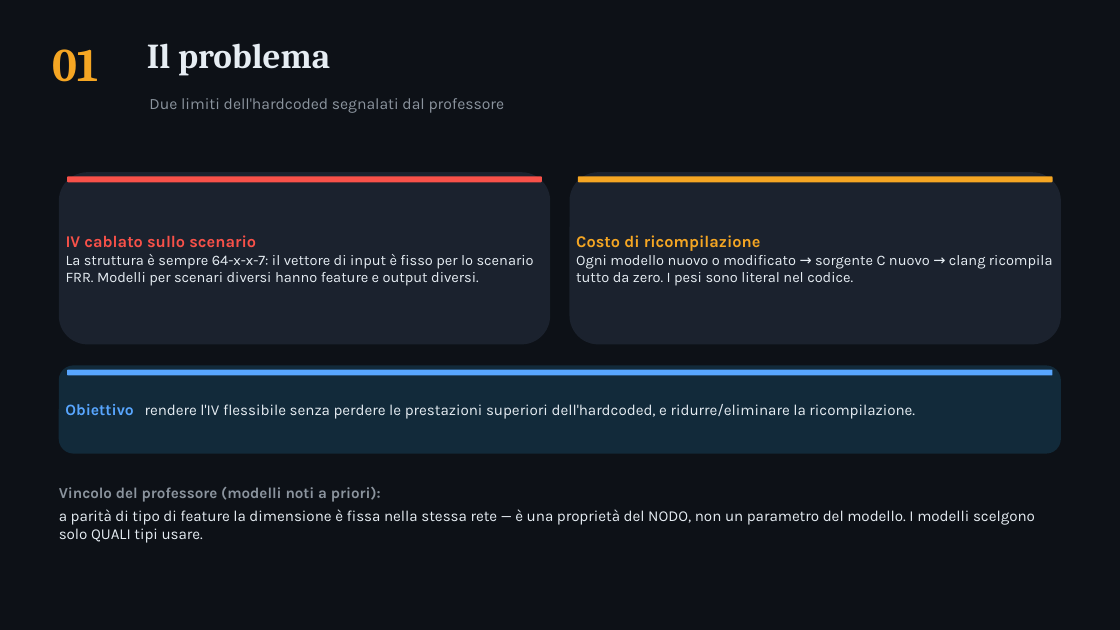
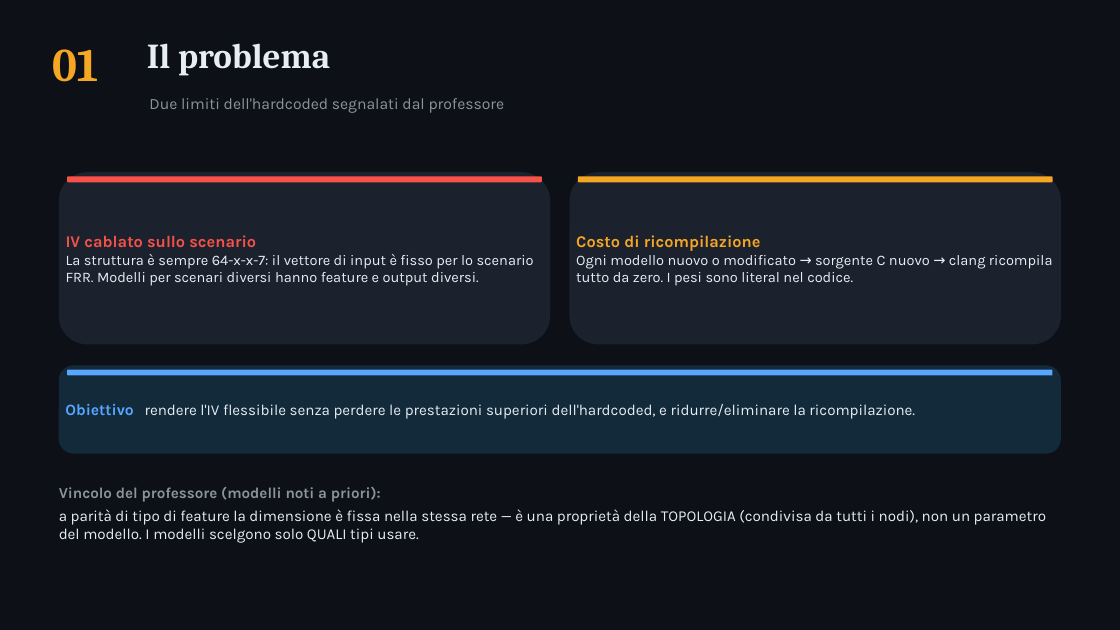
Before and after one commit to ettore-cantile/ipa_lab, a slide deck: slide 2 of docs/IPA_hardcoded_IV_ricompilazione.pptx. Drawn at 1120x630 pixels with LibreOffice and Linux fonts; fonts in the diff are those of the drawing. Boxes give left, top, right and bottom in pixels: in the first picture for what was removed or moved away, otherwise in the second. Text is boxed around its words. In the diff, an @@ line names an element or a change of style, - is before the commit and + after.

```diff
--- a/docs/IPA_hardcoded_IV_ricompilazione.pptx
+++ b/docs/IPA_hardcoded_IV_ricompilazione.pptx
@@ text at (59,509,1046,543): text changed @@
-a parità di tipo di feature la dimensione è fissa nella stessa rete — è una proprietà del NODO, non un parametro del modello. I modelli scelgono solo QUALI tipi usare.
+a parità di tipo di feature la dimensione è fissa nella stessa rete — è una proprietà della TOPOLOGIA (condivisa da tutti i nodi), non un parametro del modello. I modelli scelgono solo QUALI tipi usare.
```
Also in this commit, not shown: 8 other slides changed, 2 slides added, 1 slide removed, 1 other file.
